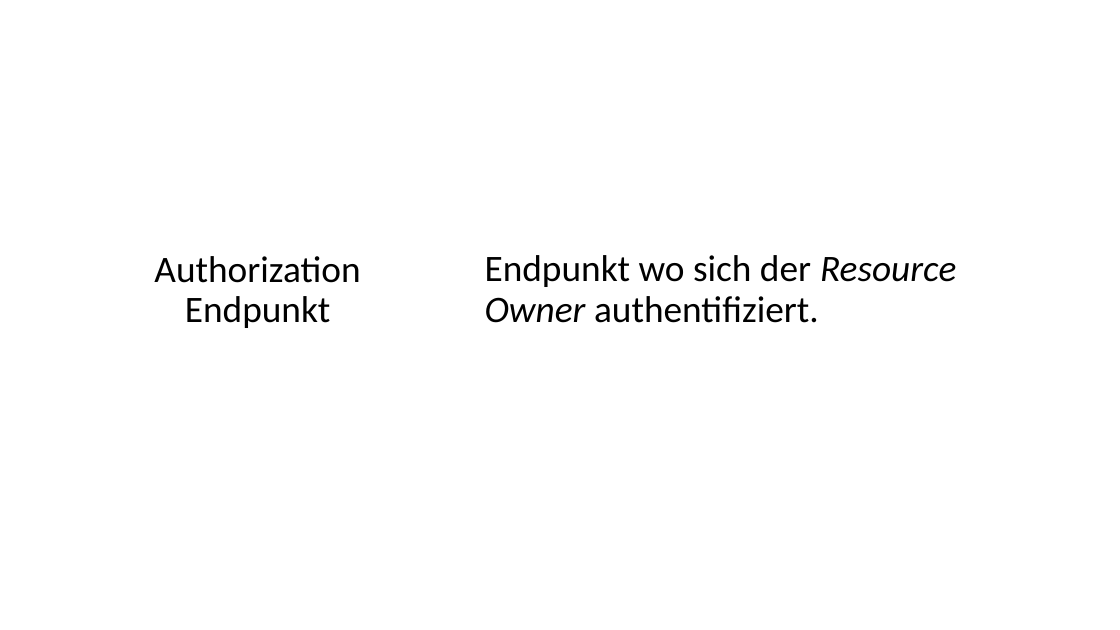
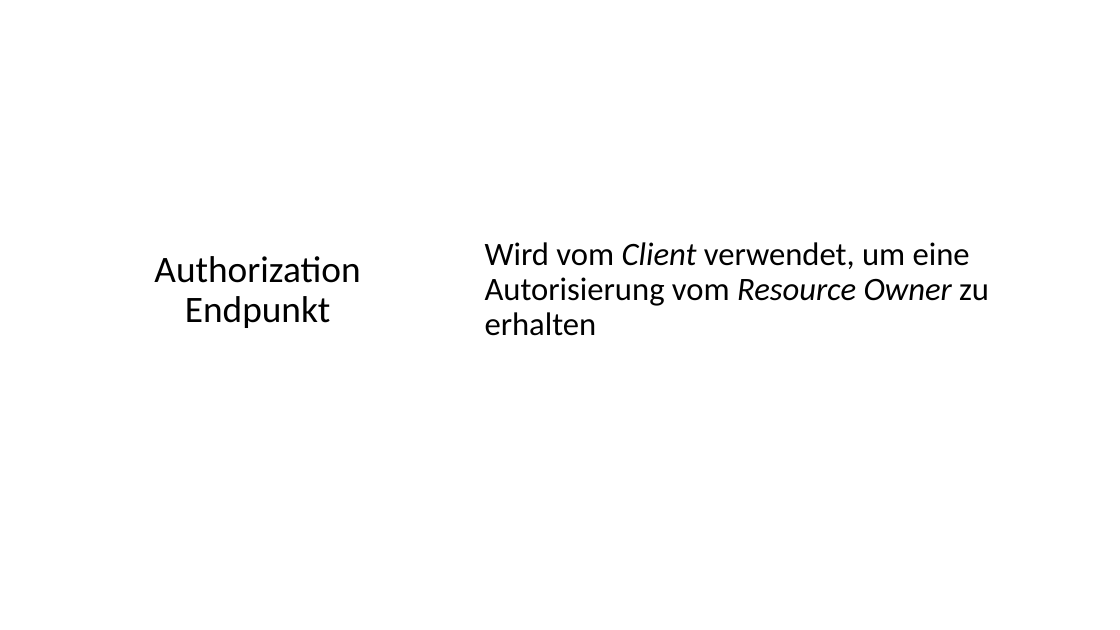
Before and after one commit to danielwagn3r/openid-workshop, a slide deck: slide 21 of OpenID Connect & OAuth.pptx (slide 22 before the commit). Drawn at 1120x630 pixels with LibreOffice and Linux fonts; fonts in the diff are those of the drawing. Boxes give left, top, right and bottom in pixels: in the first picture for what was removed or moved away, otherwise in the second. Text is boxed around its words. In the diff, an @@ line names an element or a change of style, - is before the commit and + after.

```diff
--- a/OpenID Connect & OAuth.pptx
+++ b/OpenID Connect & OAuth.pptx
@@ text at (485, 242, 989, 336): text changed; size 32 to 28 pt @@
-Endpunkt wo sich der Resource Owner authentifiziert.
+Wird vom Client verwendet, um eine Autorisierung vom Resource Owner zu erhalten
```
Also in this commit, not shown: 25 other slides changed, 3 slides added, 1 slide removed.
